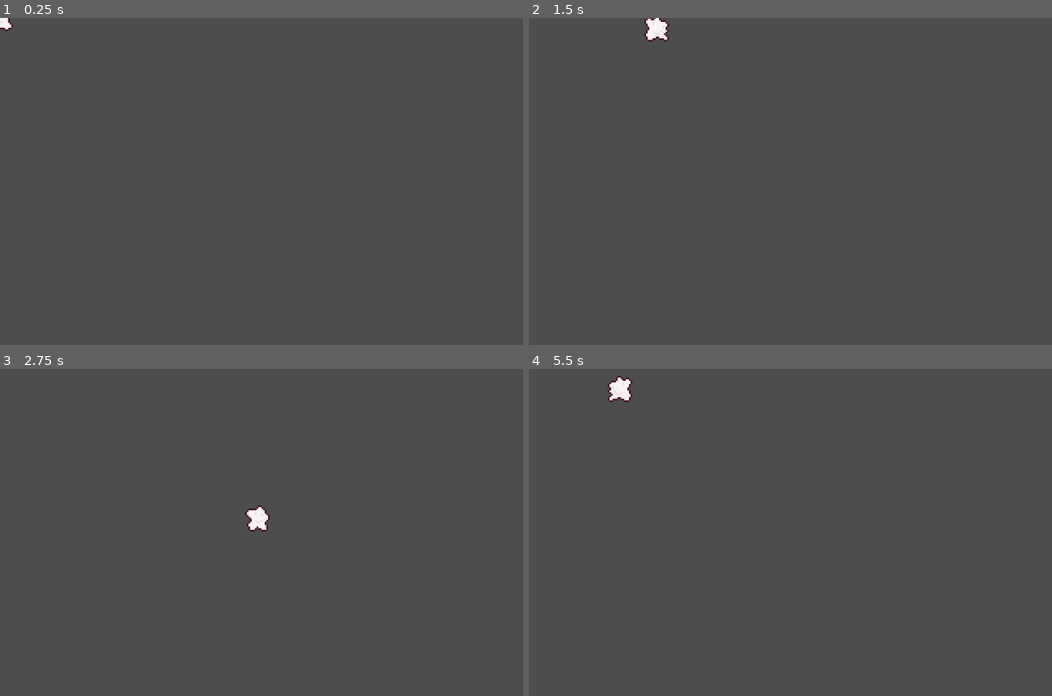
Above: before the commit, frames 1-4 (two rows, left to right).
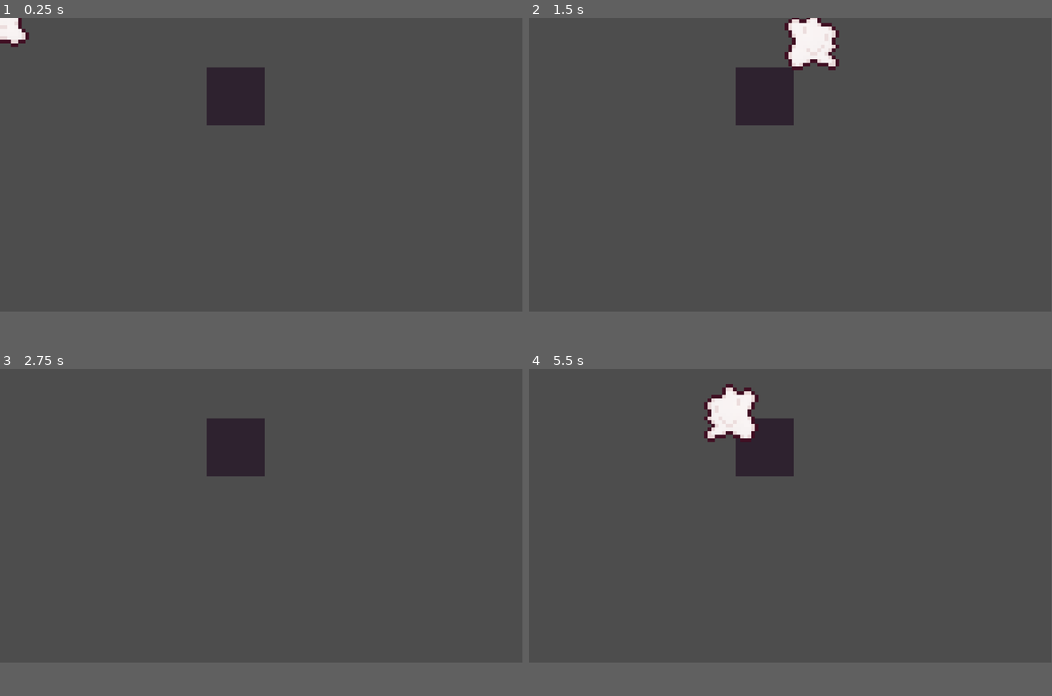
Above: after the commit, the same moments.

Repository: emrysshevek/anti-virus
Game: Godot game, scene res://tester.tscn
Two runs of this game, one before a commit and one after it. Both use one fixed random seed, a clock stepped at 60 frames per second and the inputs below.
Inputs:
- Up to frame 1 (0.25 s): no input
- Up to frame 2 (1.5 s): hold D (move_right) 0.53-1.28 s; hold S (move_down) from 1.28 s (still down)
- Up to frame 3 (2.75 s): release S (move_down) at 2.03 s; hold D (move_right) from 2.03 s (still down)
- Up to frame 4 (5.5 s): release D (move_right) at 2.78 s; hold W (move_up) 2.78-3.53 s; hold A (move_left) 3.53-5.03 s; tap Enter at 5 s; hold S (move_down) from 5.03 s (still down)
The window is 800x500 before the commit and 799x449 after it. Grey fills any space a smaller window leaves; there, only what the larger window draws over its background counts as a difference.

The runs differ from the first frame. In frame 1, 2.3% of the frame differs, in the area x 0-51%, y 0-33%; in frame 2, 3.6%, in the area x 22-60%, y 0-33%; in frame 3, 2.2%; in frame 4, 3.4%.

Commit message:
changes to player

Diff:
--- /dev/null
+++ b/damage_square.gd
@@ -0,0 +1,14 @@
+extends Area2D
+class_name DamageSquare
+
+@export var damage: int
+
+func _ready():
+    pass
+
+func _on_body_entered(body):
+
+    if body.is_in_group("player"):
+        print("Player entered DamageSquare!")
+
+        body.take_damage(damage)
--- /dev/null
+++ b/damage_square.tscn
@@ -0,0 +1,19 @@
+[gd_scene load_steps=4 format=3 uid="uid://77sxxn02dt1s"]
+
+[ext_resource type="Script" path="res://damage_square.gd" id="1_fiban"]
+[ext_resource type="Texture2D" uid="uid://cb2qexqg5suco" path="res://assets/test_square_1.png" id="1_u4t5x"]
+
+[sub_resource type="RectangleShape2D" id="RectangleShape2D_dgrhg"]
+
+[node name="DamageSquare" type="Area2D" groups=["walls"]]
+script = ExtResource("1_fiban")
+damage = 20
+
+[node name="Sprite2D" type="Sprite2D" parent="." groups=["walls"]]
+texture = ExtResource("1_u4t5x")
+
+[node name="CollisionShape2D" type="CollisionShape2D" parent="." groups=["walls"]]
+scale = Vector2(6.5, 6.5)
+shape = SubResource("RectangleShape2D_dgrhg")
+
+[connection signal="body_entered" from="." to="." method="_on_body_entered"]
--- a/project.godot
+++ b/project.godot
@@ -15,14 +15,14 @@
 config/features=PackedStringArray("4.3", "GL Compatibility")
 config/icon="res://icon.svg"
 
-[display]
-
-window/size/viewport_width=4608
-window/size/viewport_height=2592
-
 [dotnet]
 
 project/assembly_name="Anti Virus"
+
+[global_group]
+
+walls=""
+player=""
 
 [input]
 
--- /dev/null
+++ b/scenes/player/hurtbox.tscn
@@ -0,0 +1,9 @@
+[gd_scene load_steps=2 format=3 uid="uid://c0jst2x5la5hu"]
+
+[sub_resource type="CircleShape2D" id="CircleShape2D_saeg0"]
+
+[node name="hurtbox" type="Area2D"]
+
+[node name="hurt_shape" type="CollisionShape2D" parent="."]
+shape = SubResource("CircleShape2D_saeg0")
+debug_color = Color(0.88598, 0.281949, 0.452819, 0.42)
--- a/scenes/player/player.gd
+++ b/scenes/player/player.gd
@@ -6,6 +6,7 @@
 @export var player_data: PlayerData
 @export var texture: Sprite2D
 @export var hitbox: CollisionShape2D
+@export var analyzation_area: Area2D
 
 #character variables that are inherit to the player class
 var health: int = 10
@@ -27,6 +28,11 @@
 		power = player_data.power
 		position = player_data.position
 	print("health: ", health, " speed: ", player_data.speed, " power: ", power)
+
+#func _process(delta):
+#	for body in $hurtbox.get_overlapping_bodies():
+#		if body in is_in_group("walls"):
+#			take_damage(1)
 
 func _physics_process(delta):
 	player_movement(delta)
@@ -58,3 +64,26 @@
 	move_and_slide()
 
 #function to take damage from enemy
+
+func take_damage(damage):
+	health -= damage
+	print("Current Health: " + str(health))
+	if health <= 0:
+		die()
+
+#func _on_hurtbox_area_entered(_area:Area2D):
+#	take_damage(10)
+
+func die():
+	queue_free()
+
+
+
+func _on_analyzation_area_area_entered(area:Area2D):
+	var overlapping_areas = analyzation_area.get_overlapping_areas()
+	if area.is_in_group("walls") and not $hurtbox:
+		print("Analyzing wall: ", area.name)
+
+	for loc in overlapping_areas:
+		if loc in analyzation_area.get_overlapping_areas() and not $hurtbox:
+			print("Already analyzing wall: ", loc.name)
--- a/scenes/player/player.tscn
+++ b/scenes/player/player.tscn
@@ -1,11 +1,27 @@
-[gd_scene load_steps=8 format=3 uid="uid://v4nfvxokwuq4"]
+[gd_scene load_steps=10 format=3 uid="uid://v4nfvxokwuq4"]
 
 [ext_resource type="Script" path="res://scenes/player/player.gd" id="1_to4eo"]
 [ext_resource type="Resource" uid="uid://c75dnqr6kgfvo" path="res://scenes/player/player_data.tres" id="2_wei58"]
+[ext_resource type="PackedScene" uid="uid://c0jst2x5la5hu" path="res://scenes/player/hurtbox.tscn" id="3_0yg16"]
 [ext_resource type="Texture2D" uid="uid://cvqg8onsc8p1e" path="res://scenes/player/player.png" id="3_vbhxh"]
 
 [sub_resource type="CircleShape2D" id="CircleShape2D_ddd3e"]
-radius = 64.0
+radius = 70.0
+
+[sub_resource type="Animation" id="Animation_k0uuh"]
+length = 0.001
+tracks/0/type = "value"
+tracks/0/imported = false
+tracks/0/enabled = true
+tracks/0/path = NodePath("texture:frame")
+tracks/0/interp = 1
+tracks/0/loop_wrap = true
+tracks/0/keys = {
+"times": PackedFloat32Array(0),
+"transitions": PackedFloat32Array(1),
+"update": 1,
+"values": [0]
+}
 
 [sub_resource type="Animation" id="Animation_sq3cd"]
 resource_name = "idle"
@@ -25,34 +41,25 @@
 "values": [0, 1, 2, 3]
 }
 
-[sub_resource type="Animation" id="Animation_k0uuh"]
-length = 0.001
-tracks/0/type = "value"
-tracks/0/imported = false
-tracks/0/enabled = true
-tracks/0/path = NodePath("texture:frame")
-tracks/0/interp = 1
-tracks/0/loop_wrap = true
-tracks/0/keys = {
-"times": PackedFloat32Array(0),
-"transitions": PackedFloat32Array(1),
-"update": 1,
-"values": [0]
-}
-
 [sub_resource type="AnimationLibrary" id="AnimationLibrary_ywmpe"]
 _data = {
 "RESET": SubResource("Animation_k0uuh"),
 "idle": SubResource("Animation_sq3cd")
 }
 
-[node name="player" type="CharacterBody2D" node_paths=PackedStringArray("texture", "hitbox")]
+[sub_resource type="CircleShape2D" id="CircleShape2D_0da72"]
+
+[node name="player" type="CharacterBody2D" node_paths=PackedStringArray("texture", "hitbox", "analyzation_area") groups=["player"]]
 script = ExtResource("1_to4eo")
 player_data = ExtResource("2_wei58")
 texture = NodePath("texture")
 hitbox = NodePath("collision_box")
+analyzation_area = NodePath("analyzation_area")
+
+[node name="hurtbox" parent="." instance=ExtResource("3_0yg16")]
 
 [node name="texture" type="Sprite2D" parent="."]
+z_index = 2
 texture_filter = 1
 scale = Vector2(8, 8)
 texture = ExtResource("3_vbhxh")
@@ -66,3 +73,13 @@
 "": SubResource("AnimationLibrary_ywmpe")
 }
 speed_scale = 0.7
+
+[node name="analyzation_area" type="Area2D" parent="."]
+
+[node name="analyzation_shape" type="CollisionShape2D" parent="analyzation_area"]
+scale = Vector2(14, 14)
+shape = SubResource("CircleShape2D_0da72")
+debug_color = Color(0.314651, 0.622992, 0.174401, 0.42)
+
+[connection signal="area_entered" from="hurtbox" to="." method="_on_hurtbox_area_entered"]
+[connection signal="area_entered" from="analyzation_area" to="." method="_on_analyzation_area_area_entered"]
--- a/tester.tscn
+++ b/tester.tscn
@@ -1,8 +1,12 @@
-[gd_scene load_steps=2 format=3 uid="uid://c84qnmcvaeolr"]
+[gd_scene load_steps=3 format=3 uid="uid://c84qnmcvaeolr"]
 
-[ext_resource type="PackedScene" uid="uid://v4nfvxokwuq4" path="res://scenes/player/player.tscn" id="1_fu41p"]
+[ext_resource type="PackedScene" uid="uid://77sxxn02dt1s" path="res://damage_square.tscn" id="2_qhh0x"]
+[ext_resource type="PackedScene" uid="uid://v4nfvxokwuq4" path="res://scenes/player/player.tscn" id="2_s6xfl"]
 
 [node name="Base" type="Node2D"]
 
-[node name="player" parent="." instance=ExtResource("1_fu41p")]
-position = Vector2(48, 58)
+[node name="DamageSquare" parent="." instance=ExtResource("2_qhh0x")]
+position = Vector2(520, 173)
+
+[node name="player" parent="." groups=["walls"] instance=ExtResource("2_s6xfl")]
+position = Vector2(96, 180)
